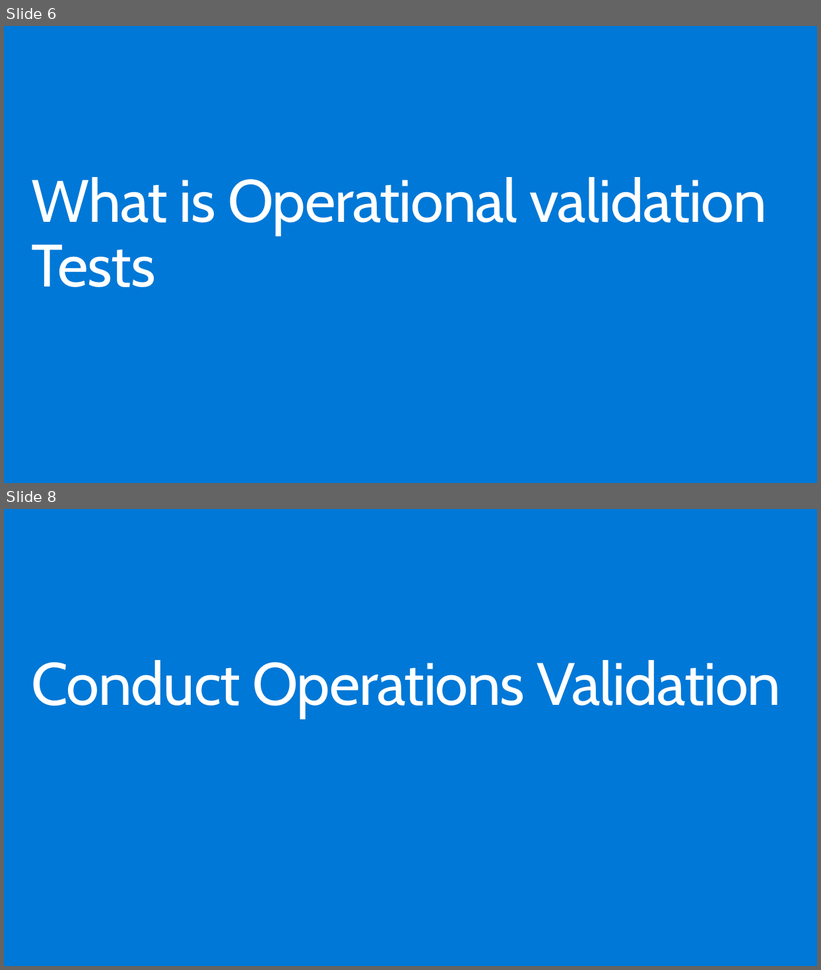
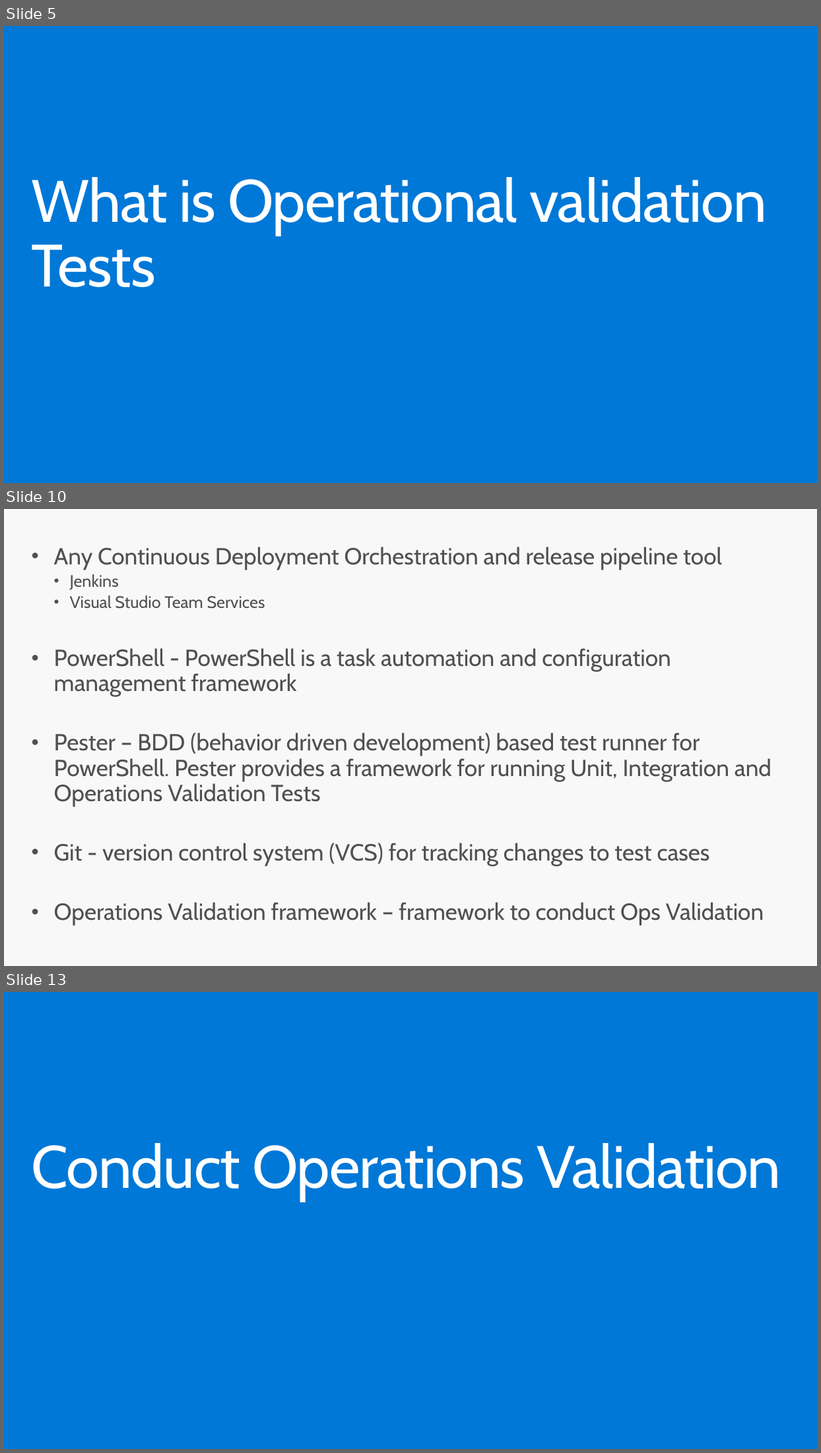
Before and after one commit to riteshmodi123/Presentations, a slide deck: OpsValidation.pptx. Shown one above the other, each under a label of ours: slides 6 and 8 before the commit, slides 5, 10 and 13 after it; the slides between them are not shown. The pictures are 821x970 and 821x1453 pixels, drawn with LibreOffice and Linux fonts; fonts in the diff are those of the drawing. Boxes give left, top, right and bottom in pixels: in the first picture for what was removed or moved away, otherwise in the second. Text is boxed around its words. In the diff, an @@ line names an element or a change of style, - is before the commit and + after.

```diff
--- a/OpsValidation.pptx
+++ b/OpsValidation.pptx
@@ slide 10 added at bbox=[4, 509, 817, 966], background #F8F8F8 @@
@@ text added at bbox=[54, 547, 772, 926], 28 pt, text #505050 @@
+• Any Continuous Deployment Orchestration and release pipeline tool
+  • Jenkins
+  • Visual Studio Team Services
+• PowerShell - PowerShell is a task automation and configuration management framework
+• Pester – BDD (behavior driven development) based test runner for PowerShell. Pester provides a framework for running Unit, Integration and Operations Validation Tests
+• Git - version control system (VCS) for tracking changes to test cases
+• Operations Validation framework – framework to conduct Ops Validation
@@ what was slide 6 is now slide 5 @@
@@ what was slide 8 is now slide 13 @@
```
Also in this commit, not shown: 1 slide changed, 7 other slides added, 2 slides removed.
